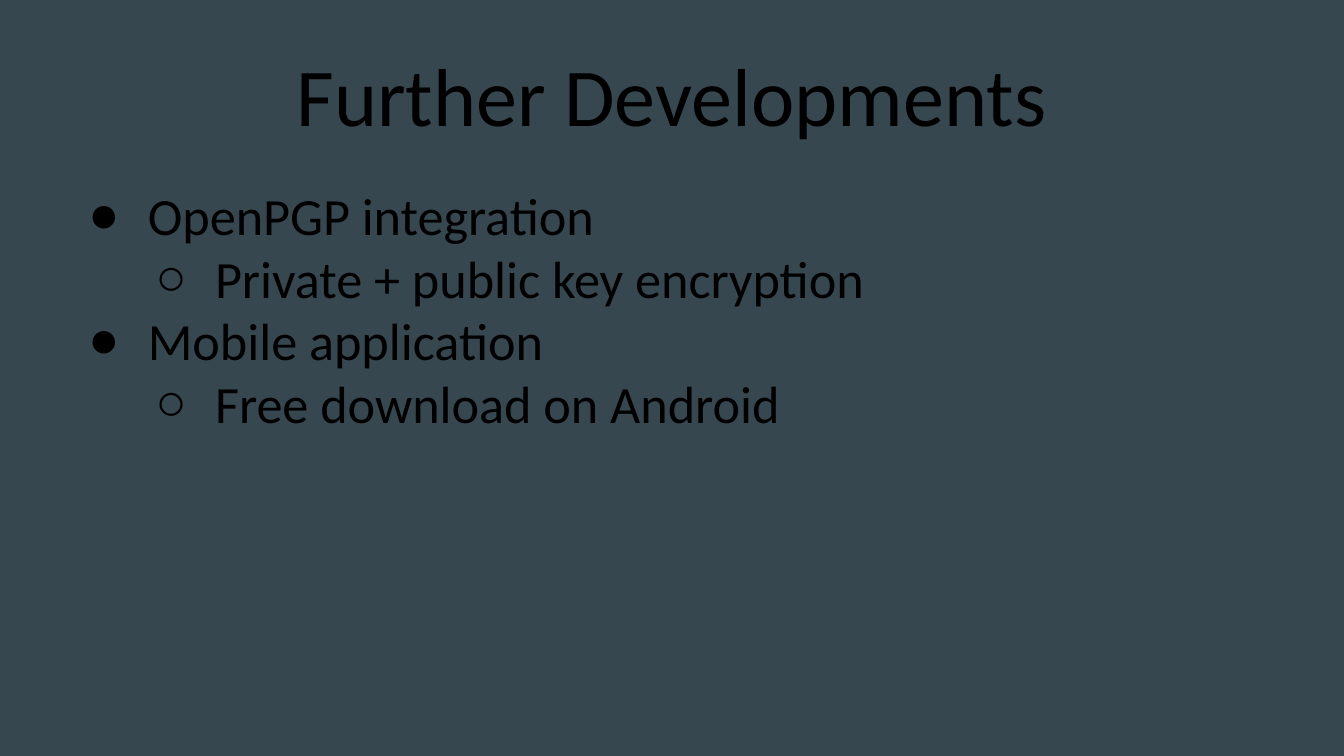
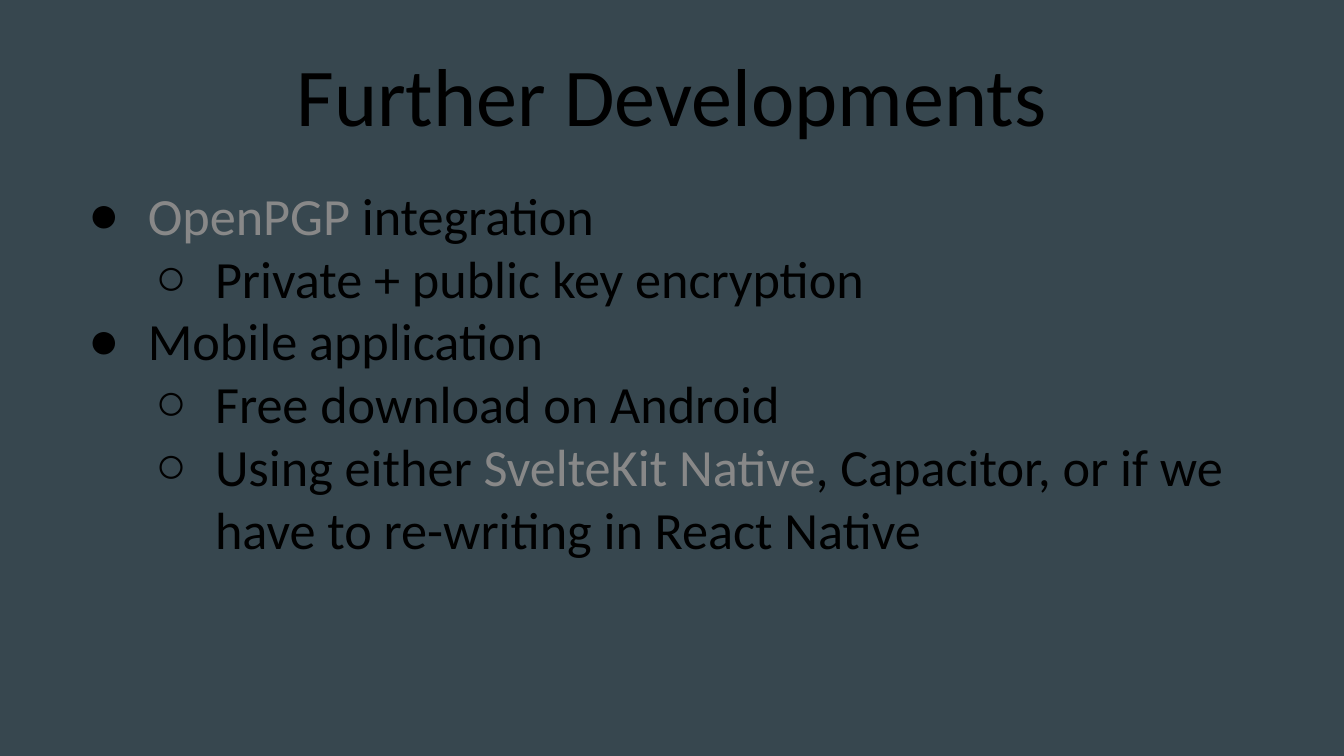
Before and after one commit to camfarms/spider, a slide deck: slide 8 of Computer Security Presentation.pptx. Drawn at 1344x756 pixels with LibreOffice and Linux fonts; fonts in the diff are those of the drawing. Boxes give left, top, right and bottom in pixels: in the first picture for what was removed or moved away, otherwise in the second. Text is boxed around its words. In the diff, an @@ line names an element or a change of style, - is before the commit and + after.

Commit message:
presentation update

```diff
--- a/Computer Security Presentation.pptx
+++ b/Computer Security Presentation.pptx
@@ text at bbox=[148, 199, 594, 244]: text colour #000000 to #888888 in "OpenPGP" @@
@@ text at bbox=[215, 450, 1223, 558]: paragraph added @@
+  ○ Using either SvelteKit Native, Capacitor, or if we have to re-writing in React Native
```
Also in this commit, not shown: 7 other slides changed, 3 other files.
